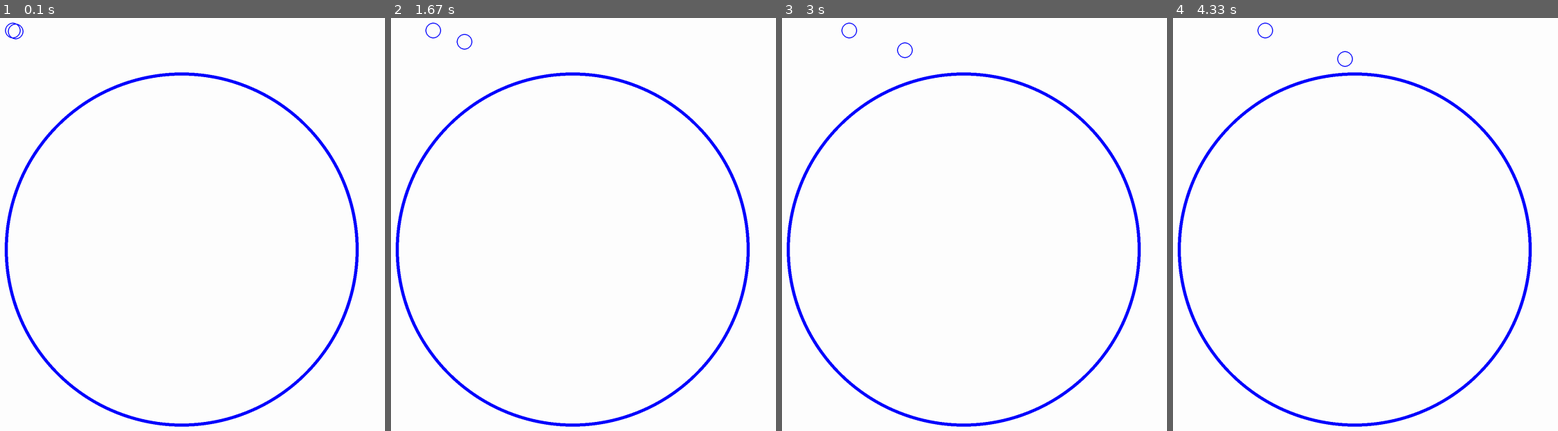
Above: before the commit, frames 1-4 (left to right).
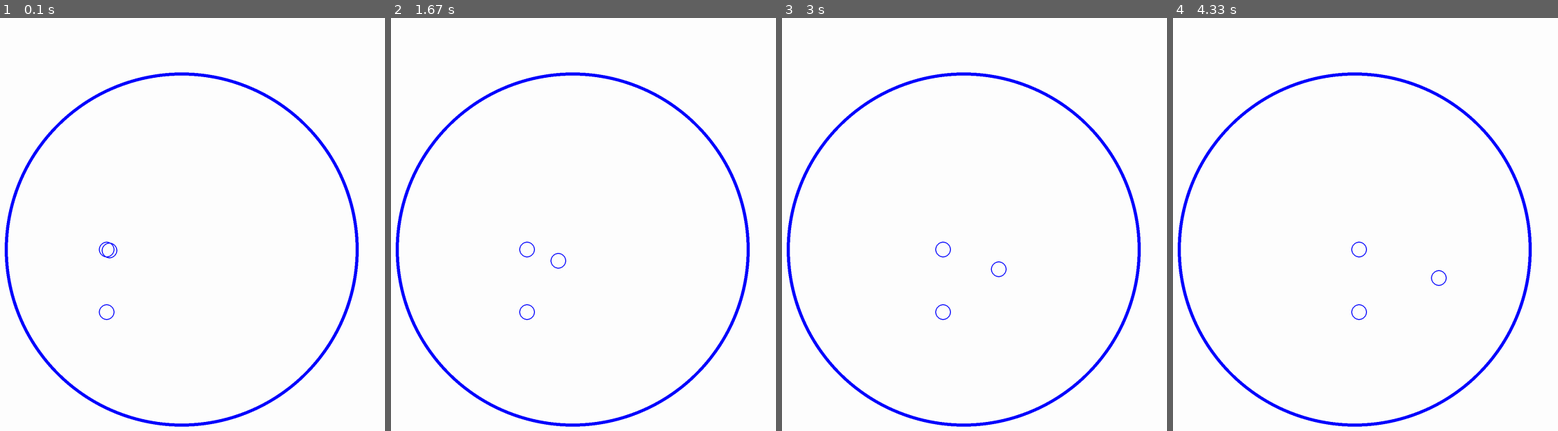
Above: after the commit, the same moments.

Repository: Archanciel/Learning_Pygame
Game: pygame game, started from bouncing_ball_imperfect_collide/move_particle_basic.py
Two runs of this game, one before a commit and one after it. Both use one fixed random seed, a clock stepped at 60 frames per second and the inputs below.
Inputs:
- Up to frame 1 (0.1 s): no input
- Up to frame 2 (1.67 s): no input
- Up to frame 3 (3 s): no input
- Up to frame 4 (4.33 s): no input

The runs differ from the first frame. In frame 1, 0.2% of the frame differs, in the area x 1-31%, y 1-74%; in frame 2, 0.2%; in frame 3, 0.2%; in frame 4, 0.2%, in the area x 21-72%, y 1-74%.

Commit message:
added move_tuto conforming to impl in tuto

Diff:
--- a/bouncing_ball_imperfect_collide/move_particle_basic.py
+++ b/bouncing_ball_imperfect_collide/move_particle_basic.py
@@ -22,11 +22,13 @@
 
 
 if os.name == 'posix':
-	my_particle_1 = Particle(screen = screen, x=100, y=300, radius=25, thickness=3, angle=100, speed=2)
-	my_particle_2 = Particle(screen = screen, x=100, y=300, radius=25, thickness=3, angle=90, speed=1)
+	my_particle_1 = Particle(screen = screen, x=400, y=1000, radius=25, thickness=3, angleDeg=100, speed=2)
+	my_particle_2 = Particle(screen = screen, x=400, y=1000, radius=25, thickness=3, angleDeg=90, speed=1)
+	my_particle_3 = Particle(screen = screen, x=400, y=1200, radius=25, thickness=3, angleDeg=90, speed=1)
 else:
-	my_particle_1 = Particle(screen = screen, x=100, y=300, radius=25, thickness=1, angle=100, speed=0.2)
-	my_particle_2 = Particle(screen = screen, x=100, y=300, radius=25, thickness=1, angle=90, speed=0.1)
+	my_particle_1 = Particle(screen = screen, x=100, y=300, radius=25, thickness=1, angleDeg=100, speed=0.2)
+	my_particle_2 = Particle(screen = screen, x=100, y=300, radius=25, thickness=1, angleDeg=90, speed=0.1)
+	my_particle_3 = Particle(screen = screen, x=100, y=500, radius=25, thickness=1, angleDeg=90, speed=0.1)
 
 
 
@@ -49,10 +51,13 @@
 		circleR = (h / 2) - 105
 		pygame.draw.circle(screen, (0, 0, 255), (round(circleX), round(circleY)), round(circleR), 1)
 
-	my_particle_1.move(100)
+	my_particle_1.move(angleDeg=100)
+	my_particle_2.move(angleDeg=90)
+	my_particle_3.move_tuto(angleRad=math.pi / 2)
+
 	my_particle_1.display()
-	my_particle_2.move(90)
 	my_particle_2.display()
+	my_particle_3.display()
 
 	pygame.display.flip()
 pygame.quit()
--- a/bouncing_ball_imperfect_collide/particle.py
+++ b/bouncing_ball_imperfect_collide/particle.py
@@ -3,22 +3,31 @@
 import os
 
 class Particle:
-	def __init__(self, screen, x, y, radius, thickness, angle, speed):
+	def __init__(self, screen, x, y, radius, thickness, angleDeg, speed):
+		# angleDeg is the clockwise angle with 0 deg corresponding to 12 hour
 		self.screen = screen
 		self.x = x
 		self.y = y
 		self.radius = radius
-		self.angle = math.radians(angle)
+		self.angleRad = math.radians(angleDeg)
 		self.speed = speed
 		self.colour = (0, 0, 255)
 		self.thickness = thickness
 
-	def move(self, angle):
-		angleRad = math.radians(angle) - math.pi / 2
+	def move(self, angleDeg):
+		# angleDeg is the clockwise angle with 0 deg corresponding to 12 o'clock'
+		angleRad = math.radians(angleDeg) - math.pi / 2
 		dx = self.speed * math.cos(angleRad)
 		dy = self.speed * math.sin(angleRad)
 		self.x += dx
 		self.y += dy
+
+	def move_tuto(self, angleRad):
+		# angleRad is the clockwise angle in radians with 0 rad corresponding to 12 o'clock'
+		dx = self.speed * math.sin(angleRad)
+		dy = self.speed * math.cos(angleRad)
+		self.x += dx
+		self.y -= dy
 
 	def display(self):
 		if os.name == 'posix':
